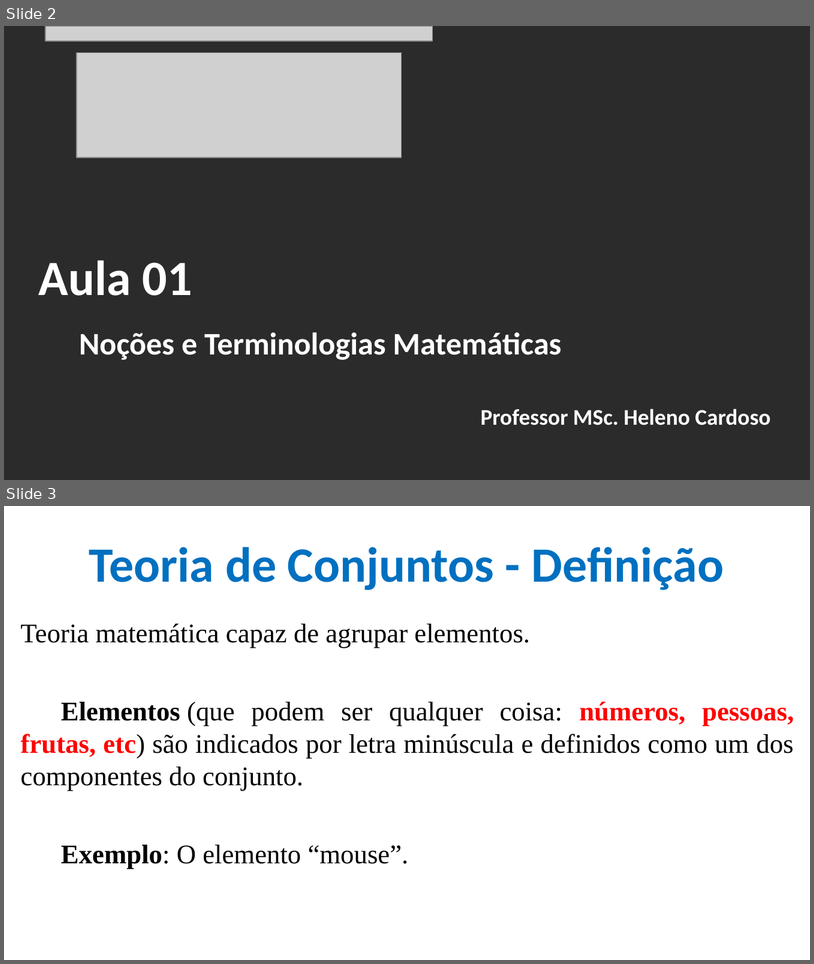
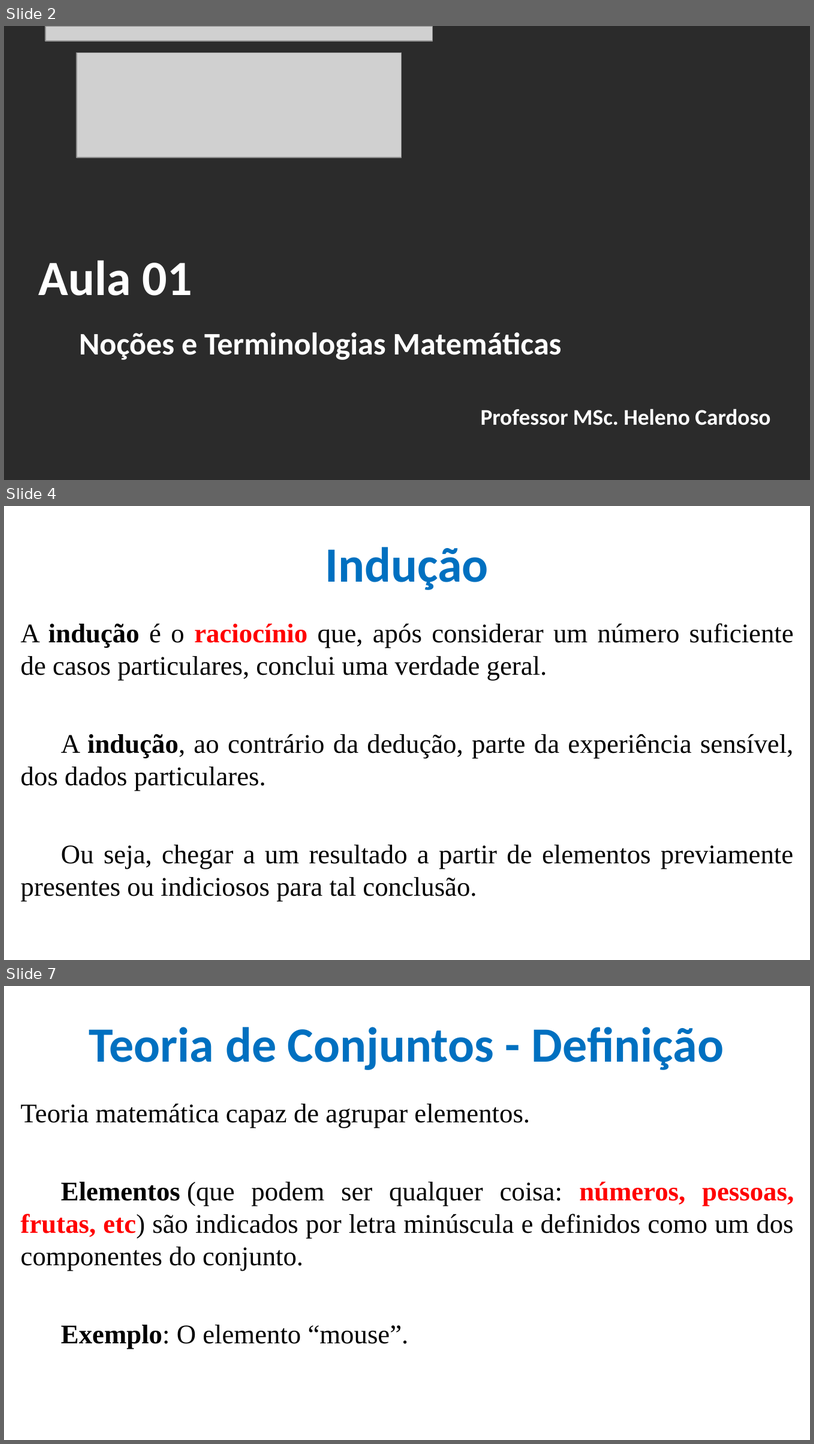
Before and after one commit to CloudEducationBrazil/WydenTeoriaCompiladores, a slide deck: 01 Classes/Aula 01 Teoria de Compiladores - Noções e Terminologias Matemáticas.pptx. Shown one above the other, each under a label of ours: slides 2 and 3 before the commit, slides 2, 4 and 7 after it; the slides between them are not shown. The pictures are 814x964 and 814x1444 pixels, drawn with LibreOffice and Linux fonts; fonts in the diff are those of the drawing; grey boxes stand for pictures; background and template pictures are left out; a plain dark background stands for a picture behind light text. Boxes give left, top, right and bottom in pixels: in the first picture for what was removed or moved away, otherwise in the second. Text is boxed around its words. In the diff, an @@ line names an element or a change of style, - is before the commit and + after.

```diff
--- a/01 Classes/Aula 01 Teoria de Compiladores - Noções e Terminologias Matemáticas.pptx
+++ b/01 Classes/Aula 01 Teoria de Compiladores - Noções e Terminologias Matemáticas.pptx
@@ slide 4 added at bbox=[4, 506, 810, 960], background picture (left out) @@
@@ title added at bbox=[325, 547, 488, 590], 44 pt, text #0070C0, bold @@
+Indução
@@ text added at bbox=[21, 623, 794, 901], 24 pt, text #000000 @@
+A indução é o raciocínio que, após considerar um número suficiente de casos particulares, conclui uma verdade geral.
+A indução, ao contrário da dedução, parte da experiência sensível, dos dados particulares.
+Ou seja, chegar a um resultado a partir de elementos previamente presentes ou indiciosos para tal conclusão.
@@ what was slide 3 is now slide 7 @@
```
Also in this commit, not shown: 3 other slides added.
